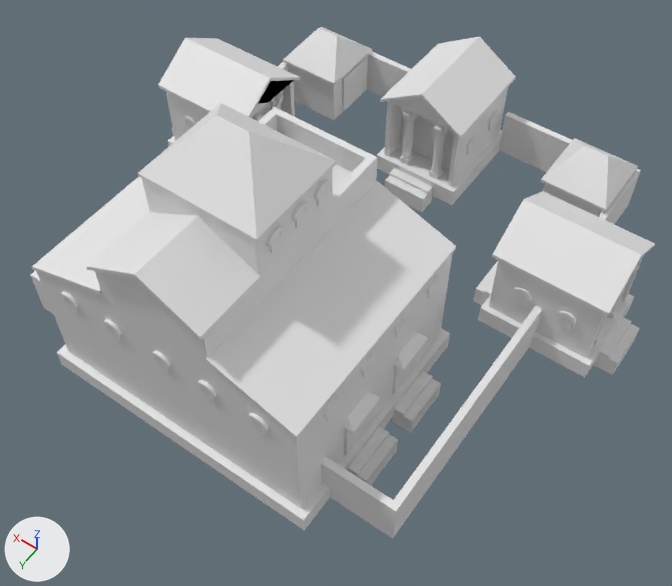
The COLLADA model art/meshes/structural/kartlians/wonder.dae, before and after one commit.
One viewpoint serves both versions: a 50 mm lens placed at (-31.4, 50.5, 65.6), pointed at (-4.1, 12.4, 5.6). The axes (+X, +Y, +Z) are drawn at lower left. The lights are the same throughout. The picture after the commit comes second. Where no turn or scale is listed for an object, it has been applied to the vertices. Vertices at exactly the same position are counted once.

In view in the first picture: 'wonder'.
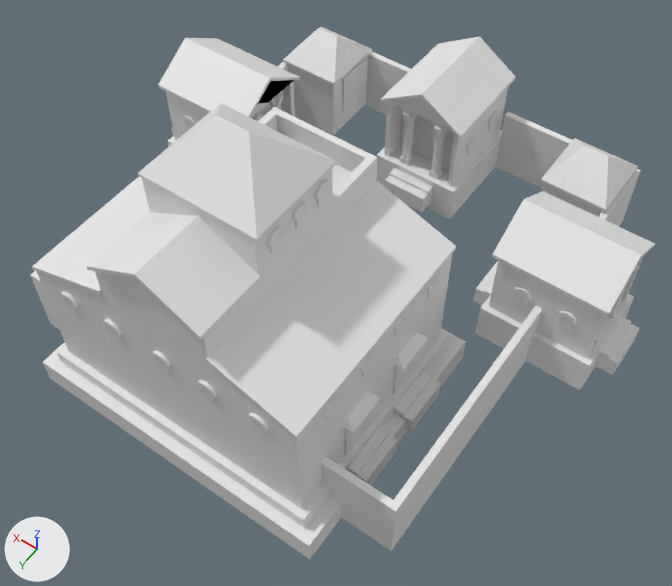
Where the newer file only moved an object's origin or applied its transform, the numbers keep the older frame.

Pixel boxes [x1, y1, x2, y2] of what changed, in the pictures (672 x 586 px; the box of a moved part takes in the faces that stretch with it):
'wonder', reshaped
    before: [31, 27, 655, 539]
    after: [31, 27, 655, 559]
part 1 of me_esfera_022, added
    after: [43, 329, 466, 559]
part 2 of me_esfera_022, moved or reshaped
    before: [31, 55, 640, 539]
    after: [31, 55, 640, 551]

The change, as a list of edits to the scene's bpy script:
```text
Change me_esfera_022:
    used by ob_wonder; location = (0.0, 0.0, 0.0)
    remove me_esfera_022.from_pydata(...)  # 6013 vertices, 9048 faces; spans x -25.3..24.4, y -18.7..28.3, z -1.3..25.8
    add me_esfera_022.from_pydata(...)  # 6054 vertices, 9086 faces; spans x -25.3..24.4, y -18.7..29.3, z -2.3..25.8
    me_esfera_022 part 1: the loose piece of 41 vertices spanning x -12.6..13.0, y 7.7..28.3, z -0.3..1.5 is copied, and the copy is scaled about its middle by (1.09, 1.09, 1.4), then moved by (0.0, 0.0, -1.7); it spans x -13.7..14.1, y 6.8..29.3, z -2.3..0.2
    me_esfera_022 part 2
    4 vertices are removed from x -17.8..17.8, y -15.7..24.5, z 0.0
    38 faces are deleted
    20 vertices in x -18.4..18.4, y -16.4..25.1, z 0.0 move by (0.0, 0.0, -2.3)
    20 vertices in x -23.6..22.7, y -17.0..3.8, z -0.3..0.0 move by (0.0, 0.0, -2.0)
    4 vertices are added at (-17.6, -15.7, -2.3), (17.7, -15.7, -2.3), (-17.8, 24.5, -2.3), (17.8, 24.5, -2.3)
    12 new faces join them
```
